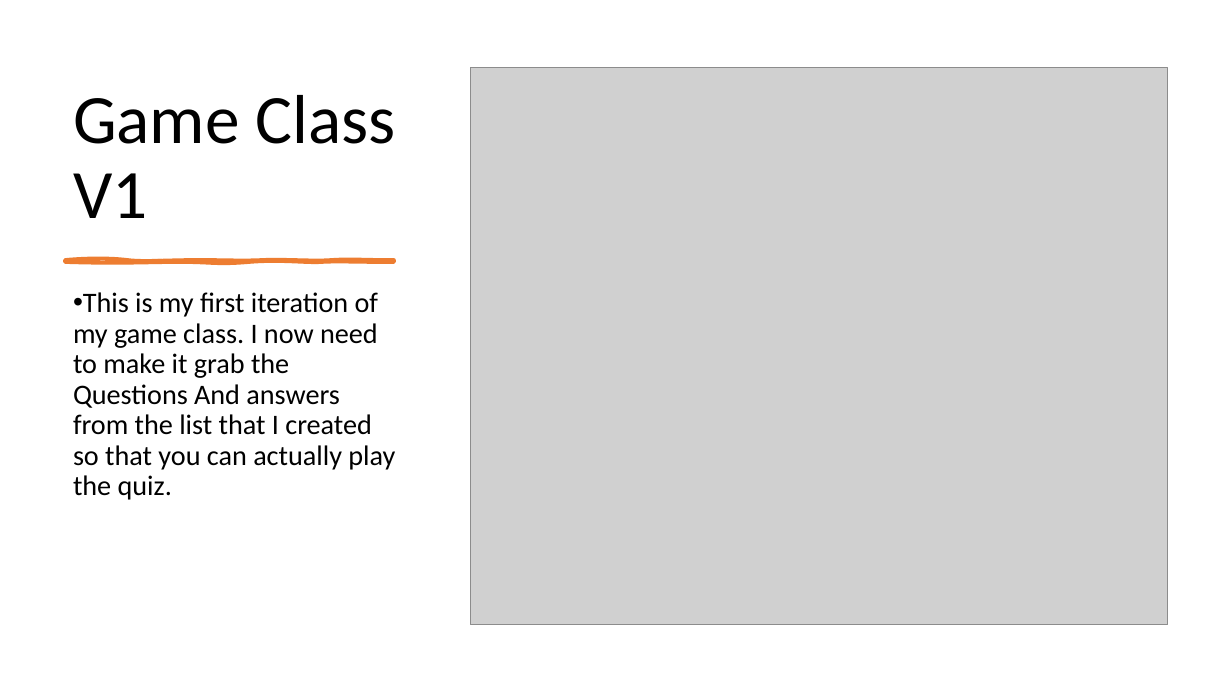
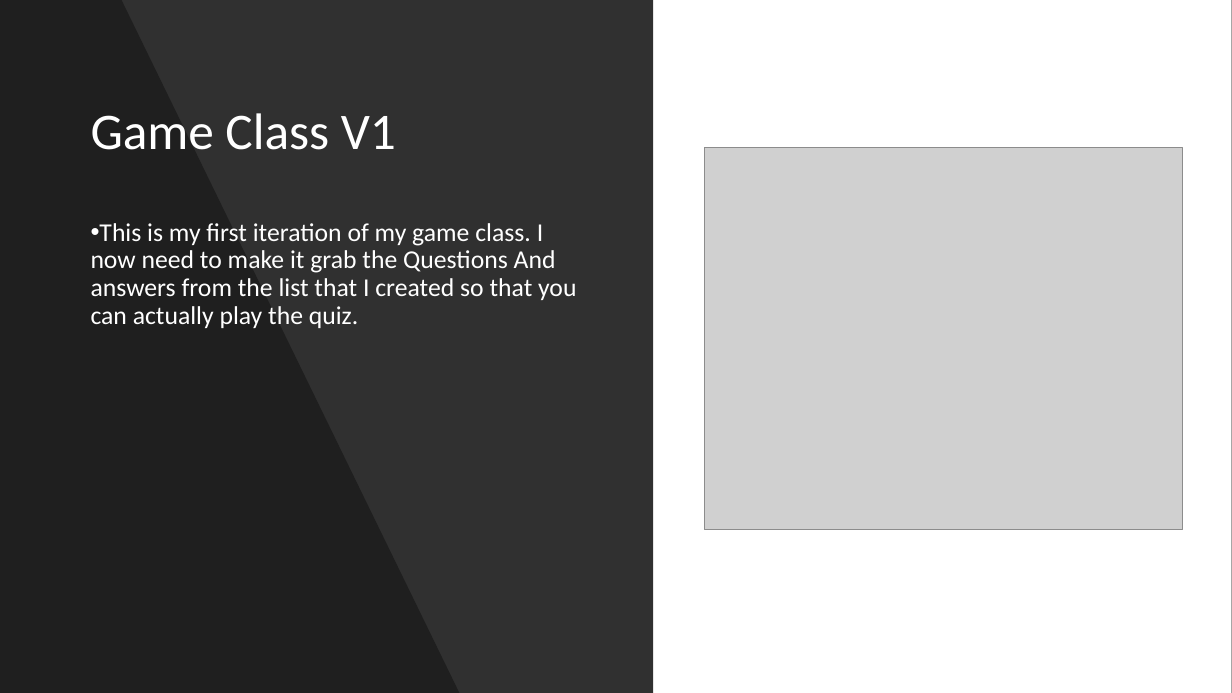
Before and after one commit to morrisj70800/01_Assesment, a slide deck: slide 12 of Programming Assesment.pptx. Drawn at 1232x693 pixels with LibreOffice and Linux fonts; fonts in the diff are those of the drawing; grey boxes stand for pictures. Boxes give left, top, right and bottom in pixels: in the first picture for what was removed or moved away, otherwise in the second. Text is boxed around its words. In the diff, an @@ line names an element or a change of style, - is before the commit and + after.

```diff
--- a/Programming Assesment.pptx
+++ b/Programming Assesment.pptx
@@ background #FFFFFF to #000000 @@
@@ rectangle added at <box>0,0,1232,693</box>, fill #FFFFFF @@
@@ rectangle added at <box>0,0,653,693</box>, fill #000000 at 81% opacity @@
@@ freeform shape added at <box>0,0,459,693</box>, fill #000000 at 35% opacity @@
@@ title "Game Class V1": place and size @@
-title "Game Class V1" at <box>73,95,395,218</box>
+title "Game Class V1" at <box>91,113,396,150</box>
@@ title "Game Class V1" at <box>91,113,396,150</box>: size 54 to 40 pt, text colour #000000 to #FFFFFF; vertical alignment bottom to middle @@
@@ picture: place and size @@
-picture at <box>470,68,1168,626</box>
+picture at <box>704,148,1183,531</box>
@@ text "This is my first iteration ...": place and size @@
-text "This is my first iteration ..." at <box>73,292,395,500</box>
+text "This is my first iteration ..." at <box>91,223,576,328</box>
@@ text "This is my first iteration ..." at <box>91,223,576,328</box>: size 22 to 20 pt, text colour #000000 to #FFFFFF @@
@@ freeform shape removed at <box>65,260,394,262</box> @@
```
Also in this commit, not shown: 11 other slides changed, 1 slide added, 3 other files.
